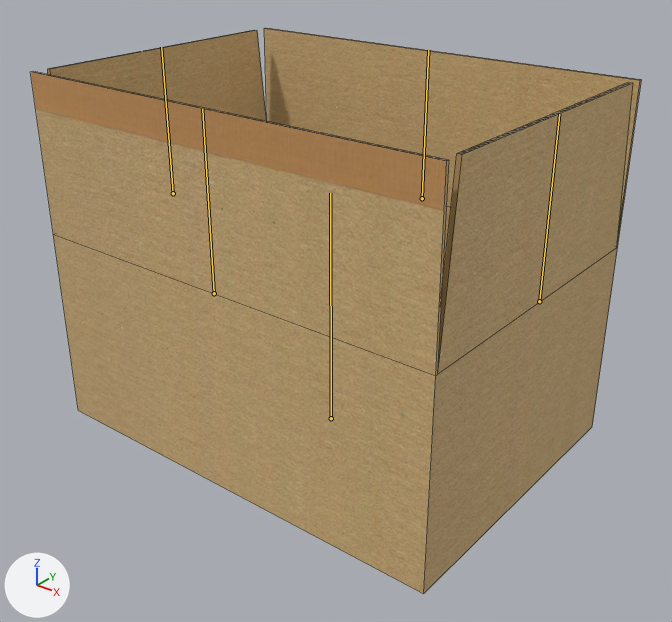
A saved change to the Blender file Assets/Main/Item/Cardbox/CardBox.blend.
The view is the same before and after, from a camera (50 mm lens) standing at (0.376, -0.465, 0.379) and looking at (0.012, -0.009, 0.097). Every picture has the same lights, and +X, +Y and +Z are marked at lower left. The bones that bend it are drawn over the model as lines. Mesh edges are drawn as thin lines.

Names of what the first picture shows: 'CardBox'.
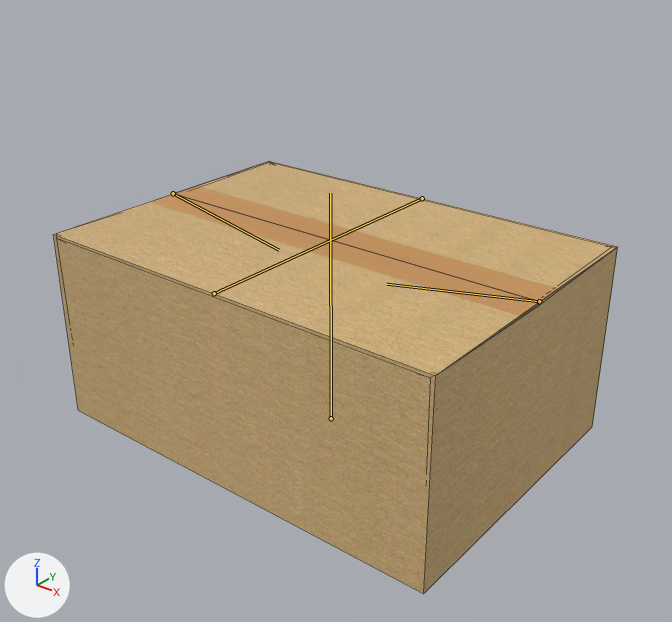
The newer file adds an action. The first version stands in its rest pose; the second is drawn at frame 1 of the action 'Close'.

Changed parts and their boxes [x1, y1, x2, y2] in the pictures (672 x 622 px):
'CardBox', posed (8% narrower, 23% shorter)
    before: [31, 28, 642, 594]
    after: [53, 161, 618, 594]
bone 'Bone.L', root to tip
    before: (539, 301) to (559, 114)
    after: (539, 301) to (387, 284)
bone 'Bone.F', root to tip
    before: (214, 293) to (202, 108)
    after: (214, 293) to (331, 240)

The edits, one by one:
Bone 'Bone.L' (bone_bone_l) turns from (0, 0, 0) to (-100, 0, 0) degrees about its own x, y and z.
Bone 'Bone.F' (bone_bone_f) turns from (0, 0, 0) to (-90, 0, 0) degrees about its own x, y and z.
